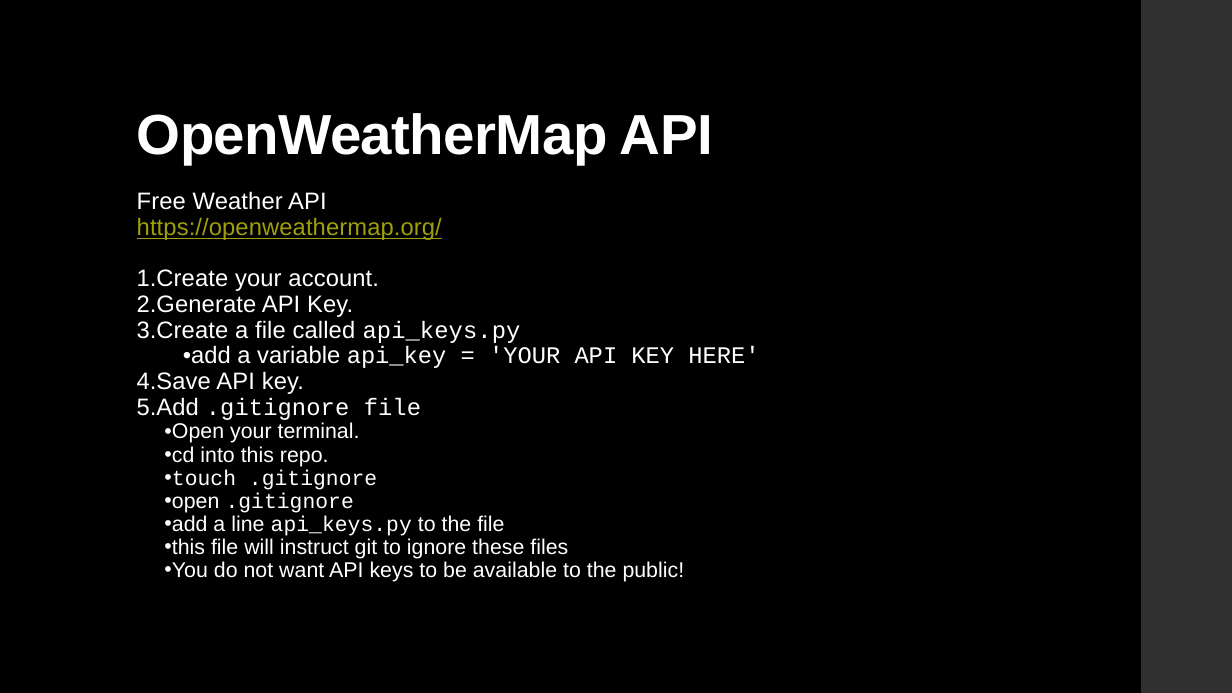
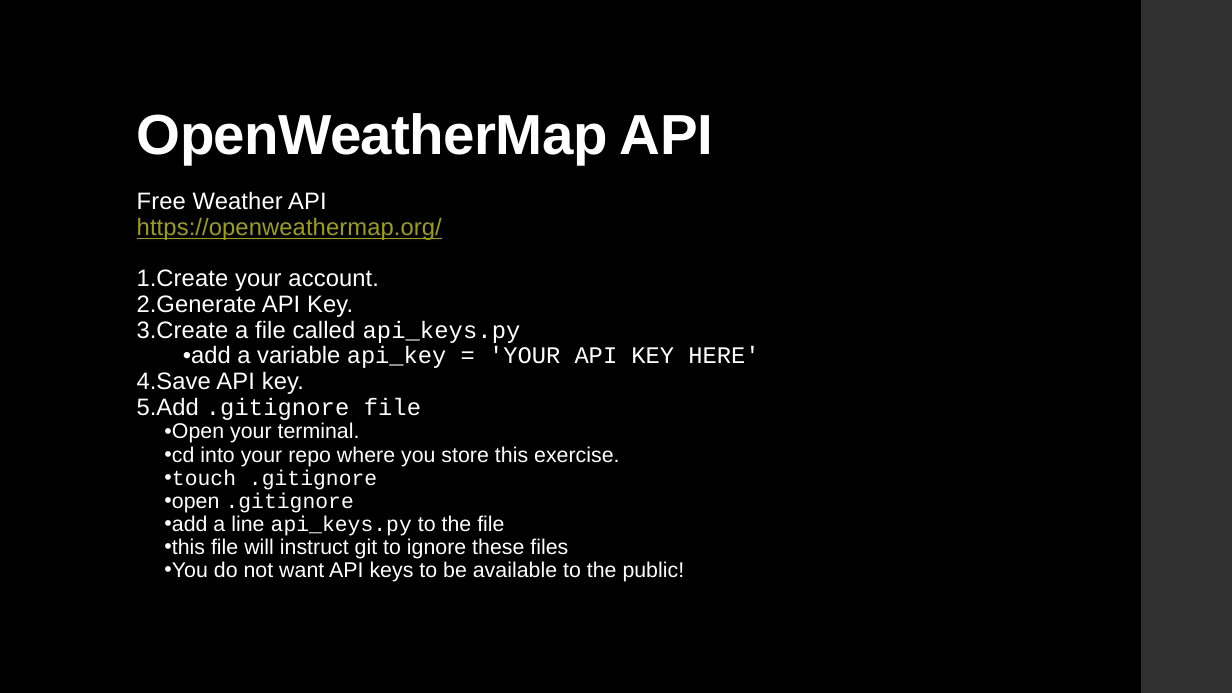
Before and after one commit to LaunchCoderGirlSTL/Data-Science-Assignments, a slide deck: slide 7 of course_material/week_05/week_05_presentation.pptx. Drawn at 1232x693 pixels with LibreOffice and Linux fonts; fonts in the diff are those of the drawing. Boxes give left, top, right and bottom in pixels: in the first picture for what was removed or moved away, otherwise in the second. Text is boxed around its words. In the diff, an @@ line names an element or a change of style, - is before the commit and + after.

```diff
--- a/course_material/week_05/week_05_presentation.pptx
+++ b/course_material/week_05/week_05_presentation.pptx
@@ text at bbox=[164, 446, 619, 467]: text changed @@
-  • cd into this repo.
+  • cd into your repo where you store this exercise.
```
Also in this commit, not shown: 3 other slides changed, 2 slides added, 4 other files.
